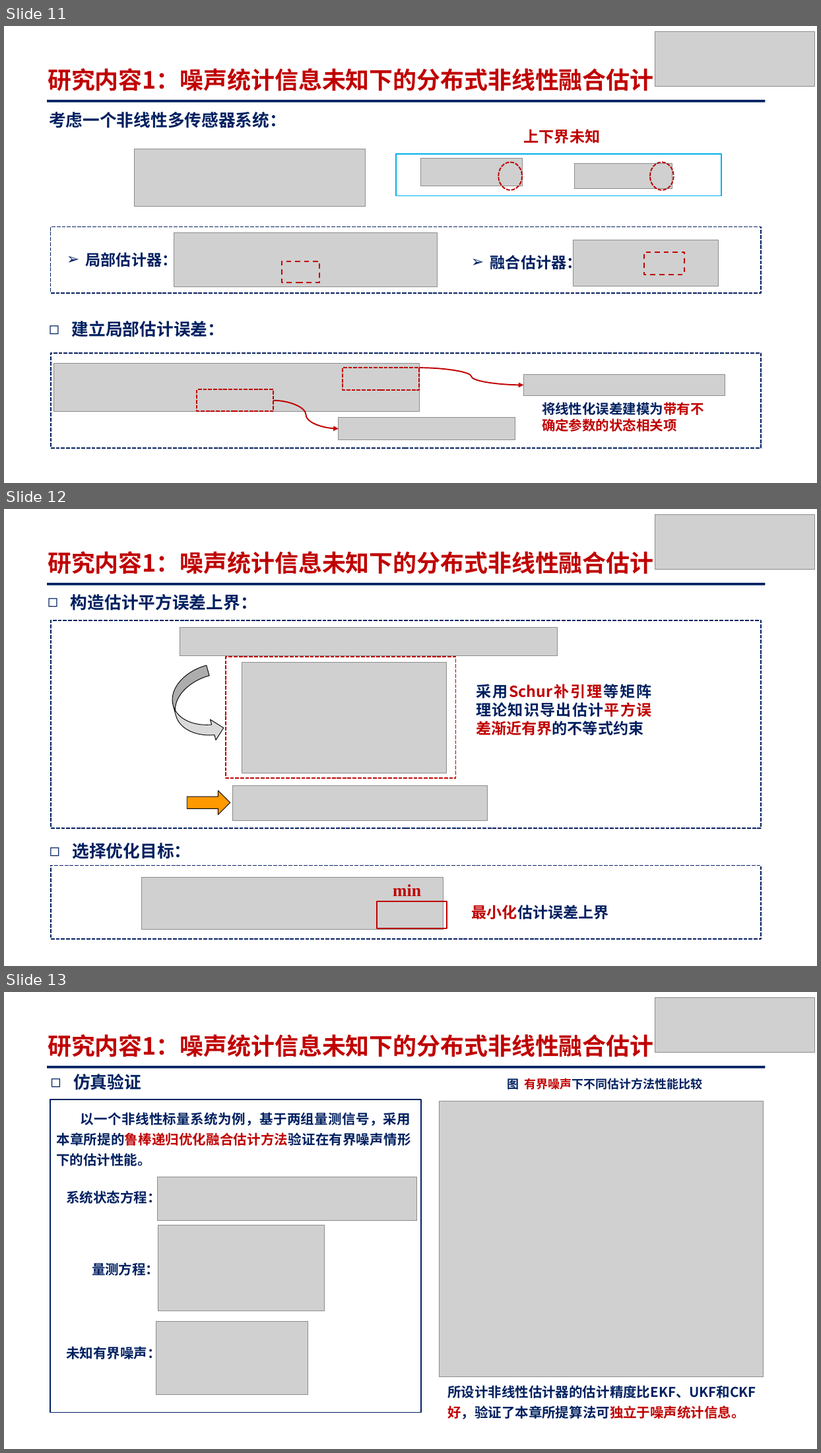
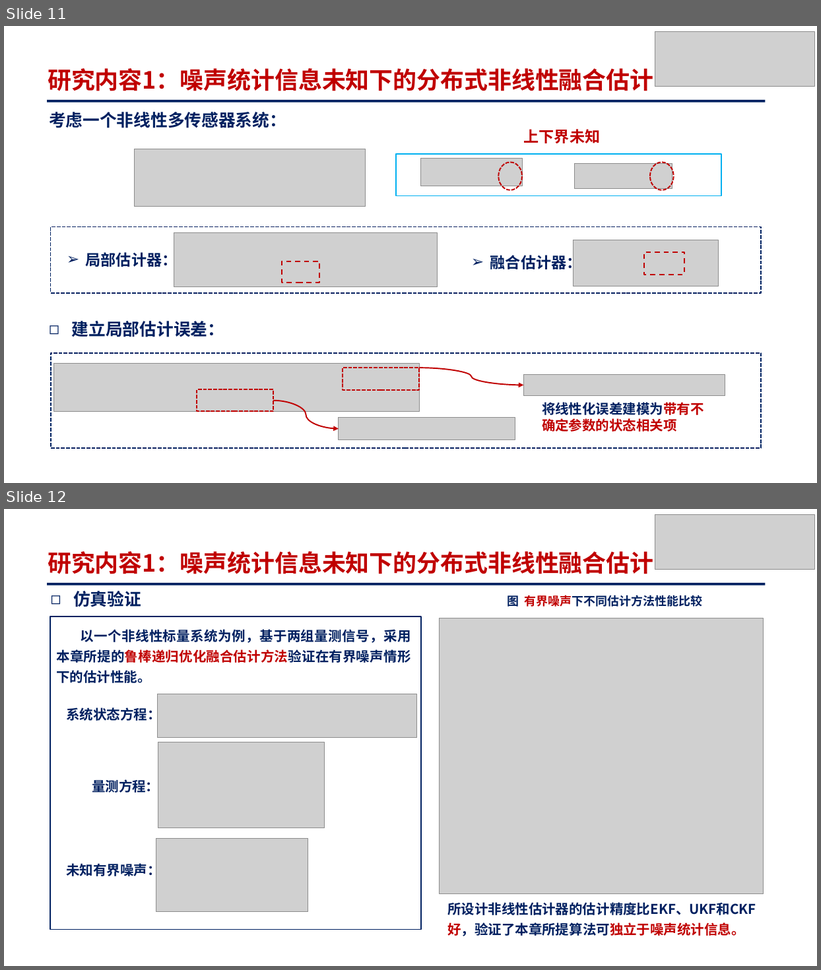
Before and after one commit to yck0609/master-thesis, a slide deck: PPT/基于策略迭代的马尔可夫跳变系统最优跟踪控制_姚才康.pptx. Shown one above the other, each under a label of ours: slides 11, 12 and 13 before the commit, slides 11 and 12 after it. The pictures are 821x1453 and 821x970 pixels, drawn with LibreOffice and Linux fonts; fonts in the diff are those of the drawing; grey boxes stand for pictures. Boxes give left, top, right and bottom in pixels: in the first picture for what was removed or moved away, otherwise in the second. Text is boxed around its words. In the diff, an @@ line names an element or a change of style, - is before the commit and + after.

```diff
--- a/PPT/基于策略迭代的马尔可夫跳变系统最优跟踪控制_姚才康.pptx
+++ b/PPT/基于策略迭代的马尔可夫跳变系统最优跟踪控制_姚才康.pptx
@@ slide 12 removed at box(4, 509, 817, 966), background #FFFFFF; not listed: 1 template element that a slide beside it also shows @@
@@ picture removed at box(655, 514, 814, 569) @@
@@ text removed at box(48, 551, 653, 574) @@
-研究内容1：噪声统计信息未知下的分布式非线性融合估计
@@ text removed at box(71, 594, 257, 611) @@
-◻ 构造估计平方误差上界：
@@ rectangle removed at box(51, 621, 762, 828) @@
@@ picture removed at box(180, 627, 558, 656) @@
@@ curved right arrow removed at box(166, 665, 226, 750) @@
@@ rectangle removed at box(226, 657, 456, 779) @@
@@ picture removed at box(242, 663, 447, 773) @@
@@ text removed at box(476, 684, 651, 698) @@
-采用Schur补引理等矩阵理论知识导出估计平方误差渐近有界的不等式约束
@@ right arrow removed at box(187, 791, 230, 815) @@
@@ picture removed at box(232, 786, 487, 821) @@
@@ text removed at box(72, 843, 191, 859) @@
-◻ 选择优化目标：
@@ rectangle removed at box(50, 866, 761, 940) @@
@@ picture removed at box(142, 878, 444, 930) @@
@@ text removed at box(393, 885, 421, 896) @@
-min
@@ rectangle removed at box(378, 902, 447, 929) @@
@@ text removed at box(472, 905, 609, 920) @@
-最小化估计误差上界
@@ what was slide 13 is now slide 12 @@
```
Also in this commit, not shown: 4 slides changed, 1 slide added, 1 other slide removed, 6 other files.
